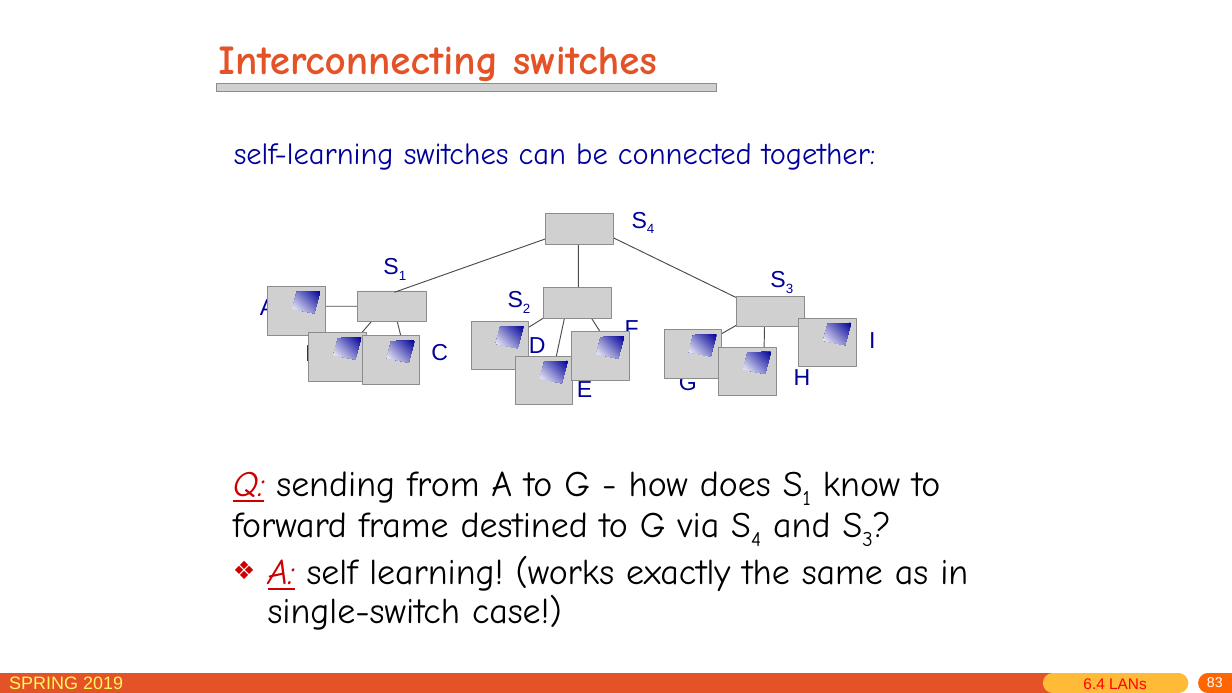
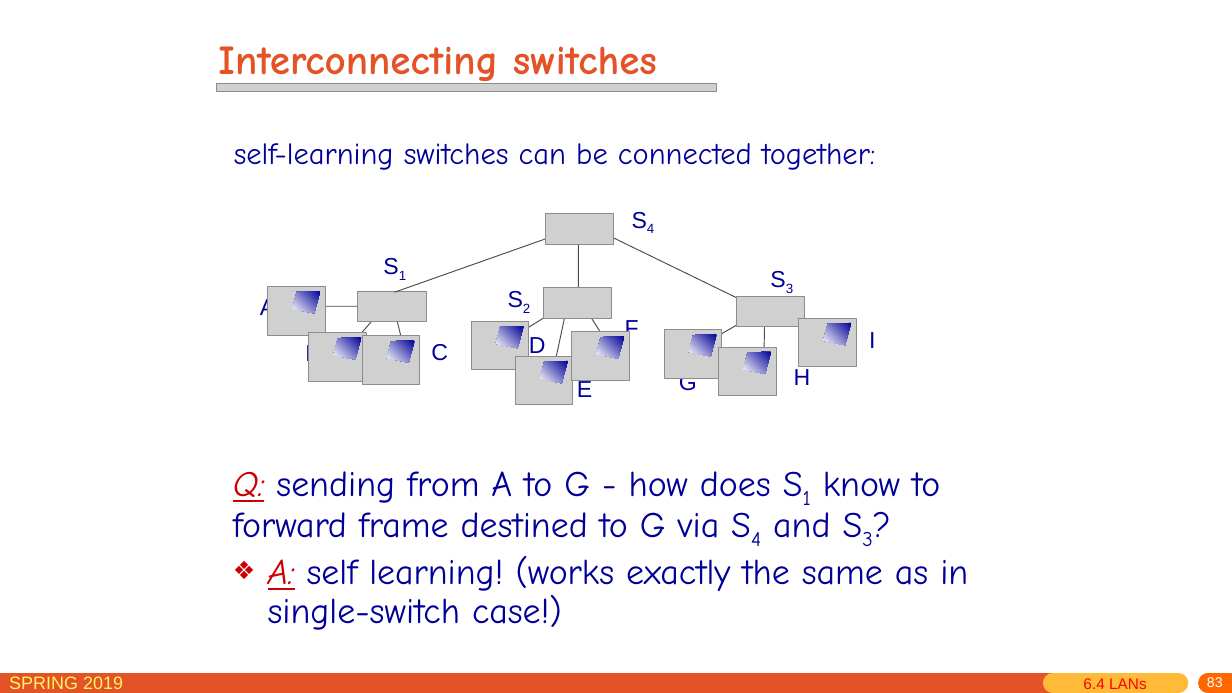
Before and after one commit to jichenghu/PPT_networkDistributed, a slide deck: slide 83 of chapter6.pptx. Drawn at 1232x693 pixels with LibreOffice and Linux fonts; fonts in the diff are those of the drawing; grey boxes stand for pictures. Boxes give left, top, right and bottom in pixels: in the first picture for what was removed or moved away, otherwise in the second. Text is boxed around its words. In the diff, an @@ line names an element or a change of style, - is before the commit and + after.

```diff
--- a/chapter6.pptx
+++ b/chapter6.pptx
@@ text "Q: sending from A to ..." at (233,471,968,630): text colour #000000 to #000099 @@
```
Also in this commit, not shown: 13 other slides changed, 17 slides added.
